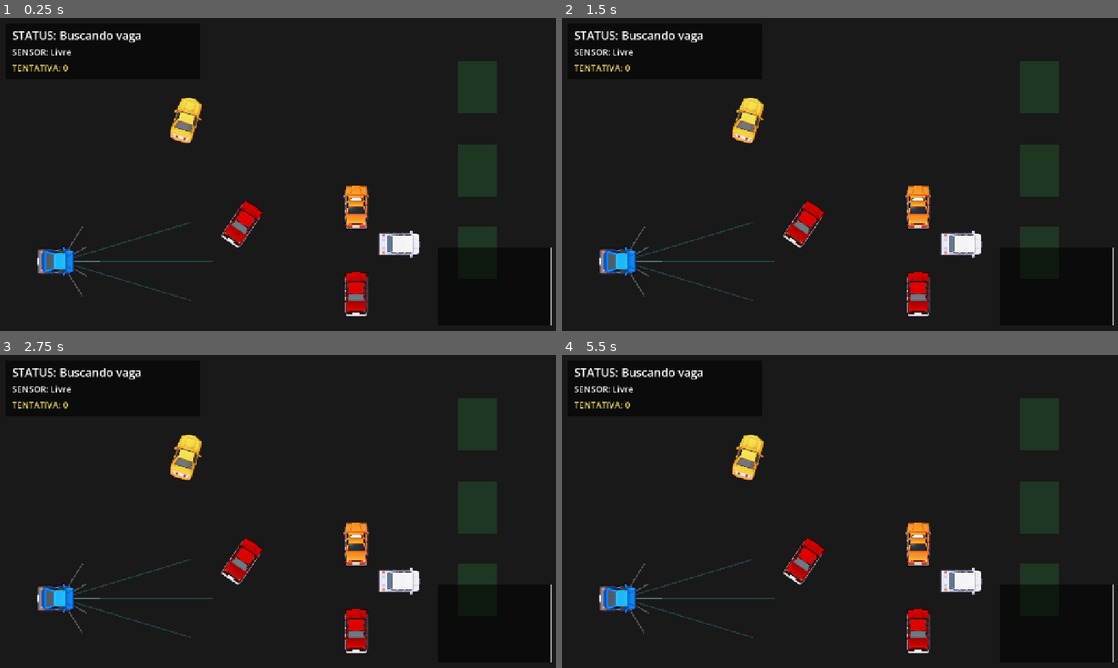
Above: before the commit, frames 1-4 (two rows, left to right).
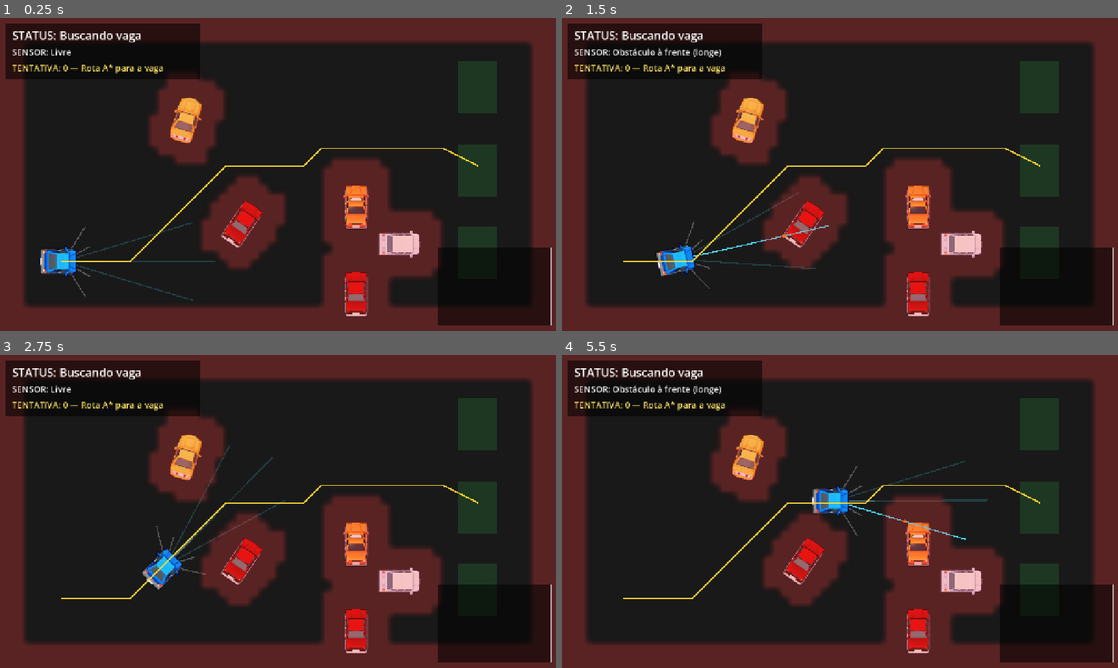
Above: after the commit, the same moments.

Repository: omurilomota/estacionamento-automatico-godot
Game: Godot game, scene res://scenes/Mundo.tscn
Same seed, same stepped clock (60 frames per second), same inputs: the game is played once before the commit and once after it.
Inputs:
- Up to frame 1 (0.25 s): no input
- Up to frame 2 (1.5 s): tap Enter at 0.5 s; tap 1 at 0.6 s; tap 3 at 1.35 s
- Up to frame 3 (2.75 s): tap R at 2.1 s
- Up to frame 4 (5.5 s): tap one key every 0.75 s from 2.85 s: 1 3 R 1

The runs differ from the first frame. In frame 1, 36% of the frame differs, in the area x 0-100%, y 0-100%; in frame 2, 37%; in frame 3, 37%; in frame 4, 37%.
Error before the commit: Parse Error: Static function "get_distance_to_segment()" not found in base "GDScriptNativeClass". (res://scripts/Planejador.gd:147)

Commit message:
Corrige RDP: get_distance_to_segment não existe no Godot 4

Diff:
--- a/scripts/Planejador.gd
+++ b/scripts/Planejador.gd
@@ -144,7 +144,9 @@
 	var mais_longe: float = 0.0
 	var indice_longe: int = -1
 	for i in range(inicio + 1, fim):
-		var dist := Geometry2D.get_distance_to_segment(caminho[i], ponto_inicio, ponto_fim)
+		var dist := caminho[i].distance_to(
+			Geometry2D.get_closest_point_to_segment(caminho[i], ponto_inicio, ponto_fim)
+		)
 		if dist > mais_longe:
 			mais_longe = dist
 			indice_longe = i
